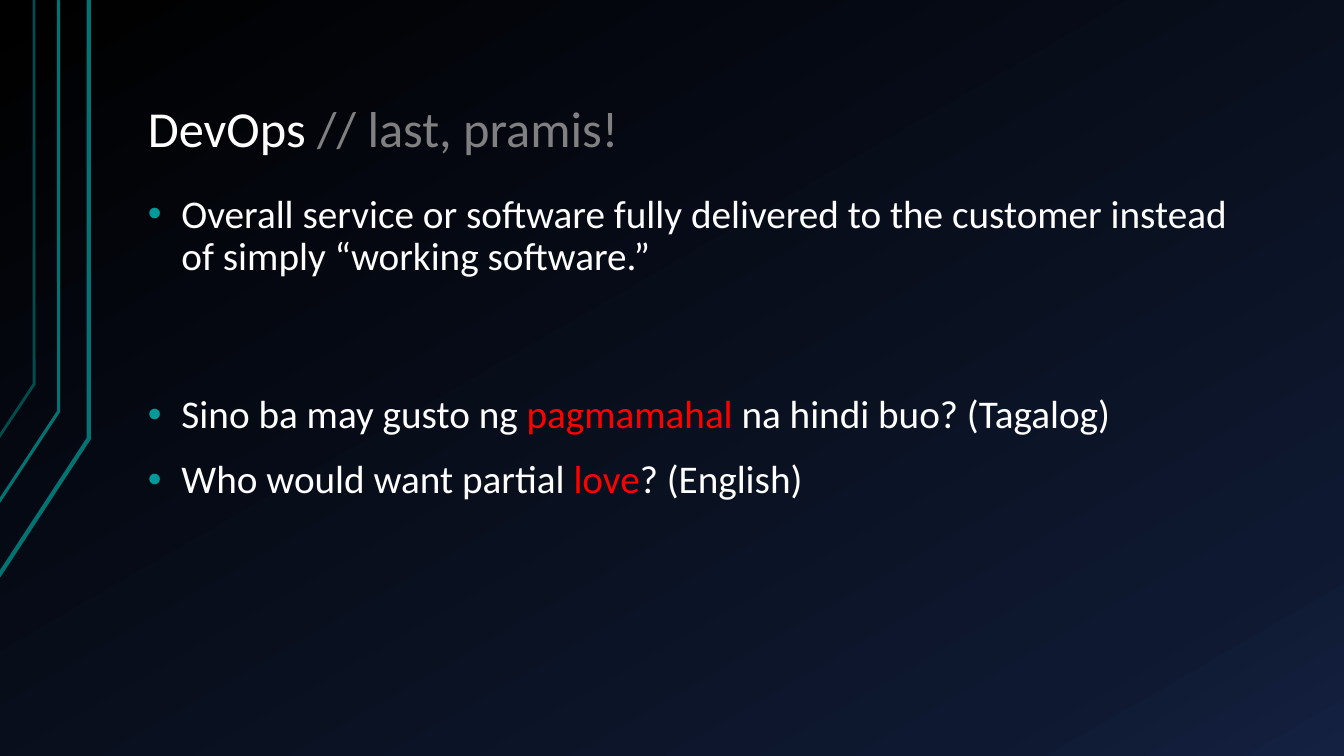
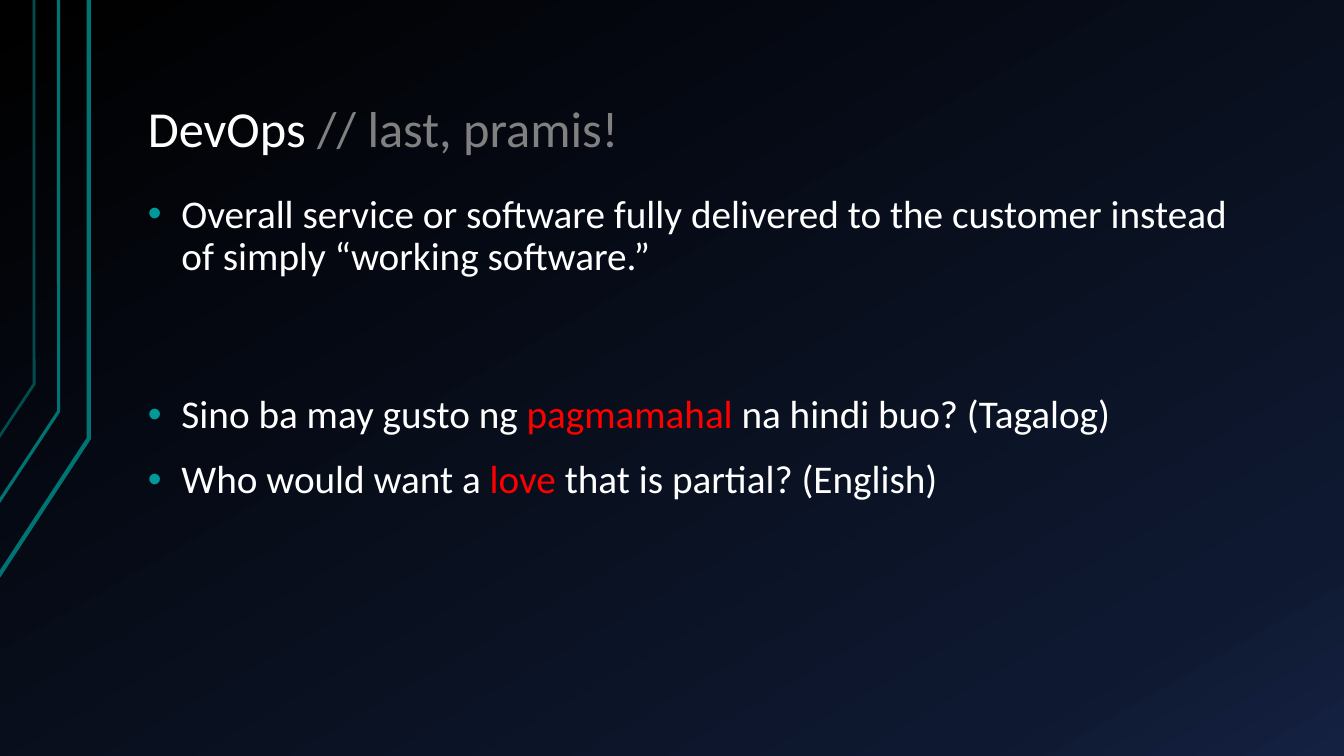
Before and after one commit to edos4/edos4.github.io, a slide deck: slide 8 of bluemix-devops.pptx. Drawn at 1344x756 pixels with LibreOffice and Linux fonts; fonts in the diff are those of the drawing. Boxes give left, top, right and bottom in pixels: in the first picture for what was removed or moved away, otherwise in the second. Text is boxed around its words. In the diff, an @@ line names an element or a change of style, - is before the commit and + after.

```diff
--- a/bluemix-devops.pptx
+++ b/bluemix-devops.pptx
@@ text at [181, 464, 938, 500]: text changed @@
-• Who would want partial love? (English)
+• Who would want a love that is partial? (English)
```
Also in this commit, not shown: 1 other slide changed.
